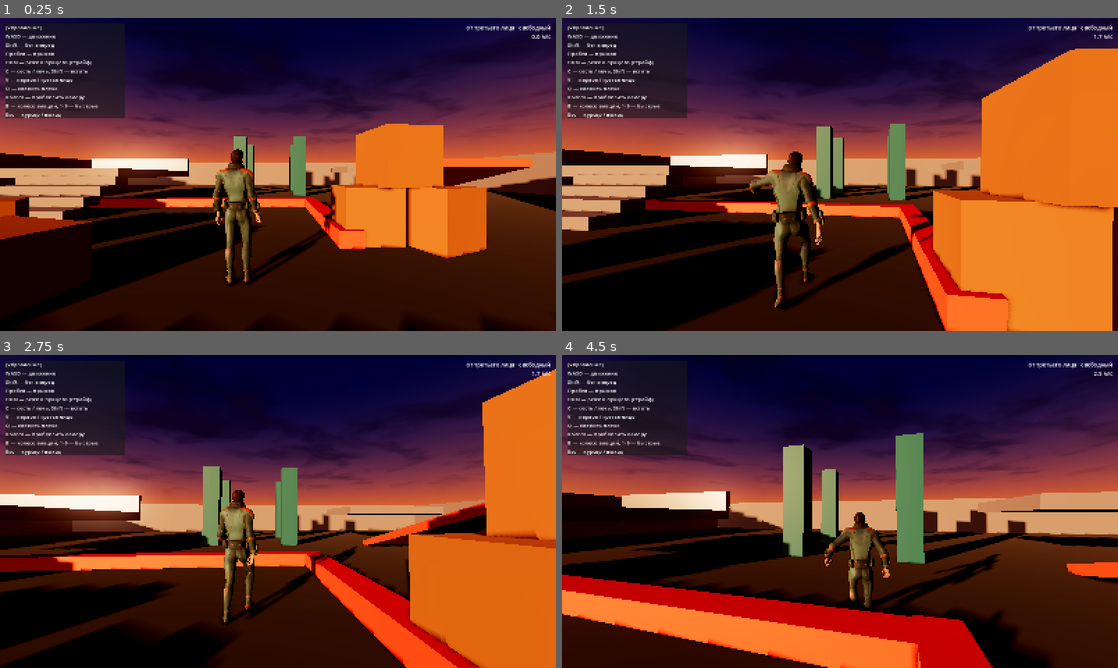
Above: before the commit, frames 1-4 (two rows, left to right).
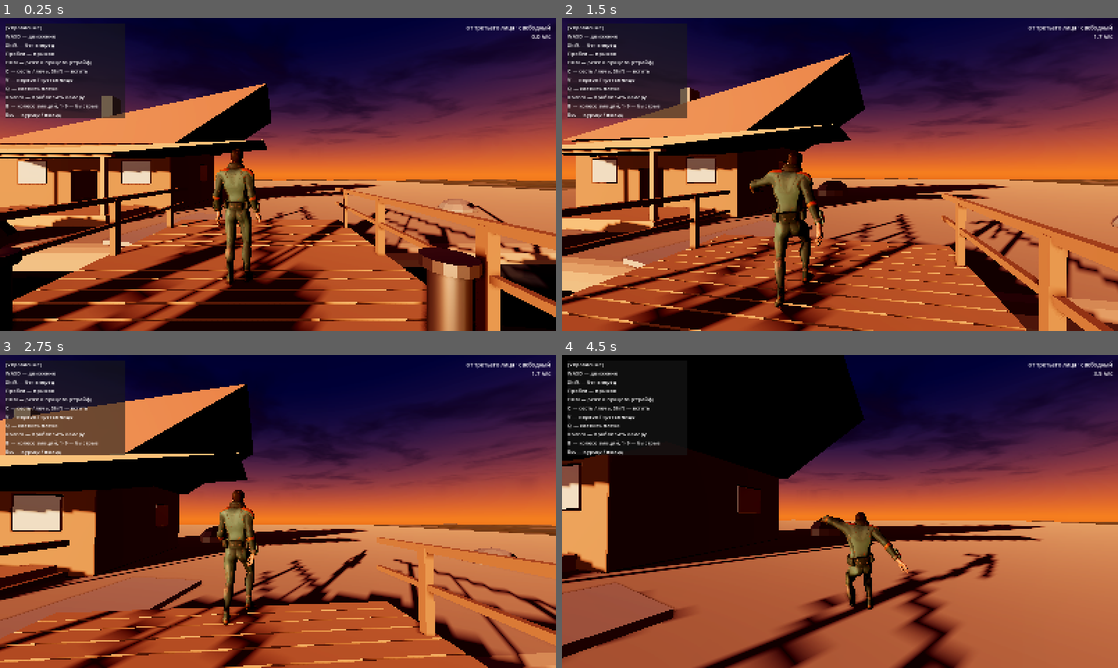
Above: after the commit, the same moments.

Repository: gazpromivanovic-boop/Sex
Game: Godot game, scene res://scenes/lobby.tscn
The game is run twice, just before and just after one commit, with the same random seed, the same clock (stepped at 60 frames per second) and the same inputs. Before the commit the project starts from res://scenes/main.tscn.
Inputs (mouse positions are in pixels of both pictures, inside the frame that each line leads up to):
- Up to frame 1 (0.25 s): no input
- Up to frame 2 (1.5 s): move the mouse to (867, 174) at 0.52 s; hold W (move_forward) from 0.53 s (still down); tap B (emote_wheel) at 0.6 s; tap Space (jump) at 0.77 s; move the mouse to (812, 174) at 1.27 s; right-click (812, 174) at 1.35 s
- Up to frame 3 (2.75 s): keep holding W (move_forward); tap Space (jump) at 1.52 s; tap B (emote_wheel) at 1.55, 2.1 s; move the mouse to (289, 505) at 2.02 s
- Up to frame 4 (4.5 s): keep holding W (move_forward); move the mouse to (834, 517) at 2.77 s; tap C (pose_cycle) at 2.85 s; tap Space (jump) at 3.02, 3.77 s; tap B (emote_wheel) at 3.05, 3.8 s; move the mouse to (878, 514) at 3.52 s; hold Shift (sprint) 3.53-4.28 s; move the mouse to (795, 508) at 4.27 s; tap Q (swap_shoulder) at 4.35 s

The runs differ from the first frame. In frame 1, 52% of the frame differs, in the area x 0-100%, y 20-100%; in frame 2, 63%; in frame 3, 67%; in frame 4, 67%, in the area x 0-100%, y 0-100%.

Commit message:
Лобби: берег, дом, пирс и батискаф у причала
scenes/lobby.tscn собирает вместе берег с домом, пирс на сваях, воду и
пришвартованный аппарат. Геометрия строится скриптом, как и батискаф:
tools/build_lobby.py -> assets/models/lobby.glb.

Общие функции сборки вынесены в tools/blender_kit.py — второй скрипт не должен
тащить по копии, тем более что там же собраны обходы граблей Blender, на
которых сборка уже спотыкалась.

Коллизии не расставляются руками: имена объектов оканчиваются на -col, и
импортёр Godot по этому суффиксу сам делает статические тела по мешам.

Вода отдельным шейдером: три бегущие волны в вершинах, цвет по френелю, пена на
гребнях. Нормаль считается аналитически по той же функции, что двигала вершины —
из геометрии её брать нельзя, сетка грубая и блик распался бы на многоугольники.

Стартовая сцена переключена на лобби; полигон остаётся в scenes/main.tscn.

Co-Authored-By: Claude Opus 5 <noreply@anthropic.com>

Diff:
--- /dev/null
+++ b/assets/shaders/water.gdshader
@@ -0,0 +1,68 @@
+shader_type spatial;
+render_mode cull_disabled, specular_schlick_ggx;
+
+// Вода лобби: три бегущие волны в вершинах, цвет по френелю и пена на гребнях.
+// Ничего не грузится извне — ни текстур, ни карт нормалей.
+//
+// Нормаль в пикселе считается аналитически по той же функции, что двигала
+// вершины. Брать нормаль из геометрии нельзя: сетка грубая, и блик получился бы
+// плоскими многоугольниками вместо ряби.
+
+group_uniforms color;
+uniform vec3 deep_color : source_color = vec3(0.015, 0.07, 0.11);
+uniform vec3 shallow_color : source_color = vec3(0.09, 0.30, 0.34);
+uniform vec3 foam_color : source_color = vec3(0.72, 0.80, 0.84);
+uniform float fresnel_power : hint_range(0.5, 8.0) = 3.0;
+
+group_uniforms waves;
+uniform float wave_height : hint_range(0.0, 1.0) = 0.13;
+uniform float wave_scale : hint_range(0.02, 2.0) = 0.22;
+uniform float wave_speed : hint_range(0.0, 3.0) = 0.7;
+uniform float foam_amount : hint_range(0.0, 1.0) = 0.35;
+
+group_uniforms surface;
+uniform float water_roughness : hint_range(0.0, 1.0) = 0.06;
+uniform float water_alpha : hint_range(0.0, 1.0) = 0.93;
+
+varying vec3 world_pos;
+
+
+// Сумма трёх волн, идущих под разными углами: одинаковые направления дают
+// стиральную доску, а не воду.
+float waves_at(vec2 p, float t) {
+	float h = sin(dot(p, vec2(1.0, 0.35)) * wave_scale + t * wave_speed);
+	h += 0.7 * sin(dot(p, vec2(-0.45, 1.0)) * wave_scale * 1.7 - t * wave_speed * 1.3);
+	h += 0.45 * sin(dot(p, vec2(0.8, -0.7)) * wave_scale * 3.1 + t * wave_speed * 1.9);
+	return h * wave_height * 0.45;
+}
+
+
+void vertex() {
+	world_pos = (MODEL_MATRIX * vec4(VERTEX, 1.0)).xyz;
+	VERTEX.y += waves_at(world_pos.xz, TIME);
+}
+
+
+void fragment() {
+	// численная производная той же функции: шаг мельче гребня, но крупнее
+	// пикселя, иначе на дальней воде идёт рябь-муар
+	float e = 0.35;
+	float h = waves_at(world_pos.xz, TIME);
+	float hx = waves_at(world_pos.xz + vec2(e, 0.0), TIME);
+	float hz = waves_at(world_pos.xz + vec2(0.0, e), TIME);
+	vec3 n = normalize(vec3(h - hx, e, h - hz));
+	NORMAL = (VIEW_MATRIX * vec4(n, 0.0)).xyz;
+
+	float fres = pow(1.0 - clamp(dot(NORMAL, VIEW), 0.0, 1.0), fresnel_power);
+	vec3 col = mix(deep_color, shallow_color, clamp(fres * 1.4, 0.0, 1.0));
+
+	// пена на гребнях: чем выше волна, тем светлее
+	float crest = smoothstep(wave_height * 0.30, wave_height * 0.48, h);
+	col = mix(col, foam_color, crest * foam_amount);
+
+	ALBEDO = col;
+	METALLIC = 0.0;
+	ROUGHNESS = water_roughness;
+	SPECULAR = 0.75;
+	ALPHA = water_alpha;
+}
--- a/project.godot
+++ b/project.godot
@@ -12,7 +12,7 @@
 
 config/name="Basic Locomotion Kit"
 config/description="Готовый контроллер персонажа для 3D: камера от третьего лица через плечо (как в Fortnite) и вид от первого лица."
-run/main_scene="res://scenes/main.tscn"
+run/main_scene="res://scenes/lobby.tscn"
 config/features=PackedStringArray("4.7", "Forward Plus")
 config/icon="res://icon.svg"
 
--- /dev/null
+++ b/scenes/lobby.tscn
@@ -0,0 +1,94 @@
+[gd_scene load_steps=11 format=3]
+
+[ext_resource type="Script" path="res://scripts/main.gd" id="1_main"]
+[ext_resource type="PackedScene" path="res://scenes/player.tscn" id="2_player"]
+[ext_resource type="Script" path="res://scripts/hud.gd" id="3_hud"]
+[ext_resource type="Script" path="res://scripts/emote_wheel.gd" id="4_wheel"]
+[ext_resource type="Environment" path="res://scenes/default_env.tres" id="5_env"]
+[ext_resource type="PackedScene" path="res://assets/models/lobby.glb" id="6_lobby"]
+[ext_resource type="PackedScene" path="res://assets/models/bathyscaphe.glb" id="7_sub"]
+[ext_resource type="Shader" path="res://assets/shaders/water.gdshader" id="8_water"]
+
+[sub_resource type="ShaderMaterial" id="WaterMat"]
+render_priority = 0
+shader = ExtResource("8_water")
+shader_parameter/deep_color = Color(0.015, 0.07, 0.11, 1)
+shader_parameter/shallow_color = Color(0.09, 0.3, 0.34, 1)
+shader_parameter/foam_color = Color(0.72, 0.8, 0.84, 1)
+shader_parameter/fresnel_power = 3.0
+shader_parameter/wave_height = 0.13
+shader_parameter/wave_scale = 0.22
+shader_parameter/wave_speed = 0.7
+shader_parameter/foam_amount = 0.35
+shader_parameter/water_roughness = 0.06
+shader_parameter/water_alpha = 0.93
+
+[sub_resource type="PlaneMesh" id="WaterMesh"]
+material = SubResource("WaterMat")
+size = Vector2(220, 220)
+subdivide_width = 180
+subdivide_depth = 180
+
+[node name="Lobby" type="Node3D"]
+script = ExtResource("1_main")
+
+[node name="WorldEnvironment" type="WorldEnvironment" parent="."]
+environment = ExtResource("5_env")
+
+[node name="Sun" type="DirectionalLight3D" parent="."]
+position = Vector3(6, 14, 6)
+rotation = Vector3(-0.183260, -0.610865, 0.000000)
+light_color = Color(1, 0.71, 0.45, 1)
+light_energy = 1.2
+light_angular_distance = 1.2
+light_volumetric_fog_energy = 2.2
+shadow_enabled = true
+shadow_bias = 0.1
+shadow_normal_bias = 1.5
+shadow_blur = 1.3
+directional_shadow_max_distance = 140.0
+
+[node name="Level" type="Node3D" parent="."]
+
+[node name="Shore" parent="Level" instance=ExtResource("6_lobby")]
+
+[node name="Water" type="MeshInstance3D" parent="Level"]
+position = Vector3(0, -0.55, 10)
+mesh = SubResource("WaterMesh")
+cast_shadow = 0
+
+[node name="Bathyscaphe" parent="Level" instance=ExtResource("7_sub")]
+position = Vector3(7.6, -3.6, 9.5)
+rotation = Vector3(0, -0.349066, 0)
+
+[node name="Player" parent="." instance=ExtResource("2_player")]
+position = Vector3(0, 0.9, -3)
+
+[node name="HUD" type="CanvasLayer" parent="."]
+script = ExtResource("3_hud")
+
+[node name="Panel" type="PanelContainer" parent="HUD"]
+offset_left = 16.0
+offset_top = 16.0
+offset_right = 360.0
+offset_bottom = 260.0
+
+[node name="Hints" type="Label" parent="HUD/Panel"]
+text = "..."
+
+[node name="EmoteWheel" type="Control" parent="HUD" groups=["emote_wheel"]]
+anchor_right = 1.0
+anchor_bottom = 1.0
+mouse_filter = 2
+script = ExtResource("4_wheel")
+
+[node name="Status" type="Label" parent="HUD"]
+anchor_left = 1.0
+anchor_right = 1.0
+offset_left = -300.0
+offset_top = 16.0
+offset_right = -16.0
+offset_bottom = 64.0
+grow_horizontal = 0
+horizontal_alignment = 2
+text = ""
Binary file added: assets/models/lobby.glb
Not shown, changed: README.md
Not shown, added: tools/blender_kit.py
Not shown, added: tools/build_lobby.py
